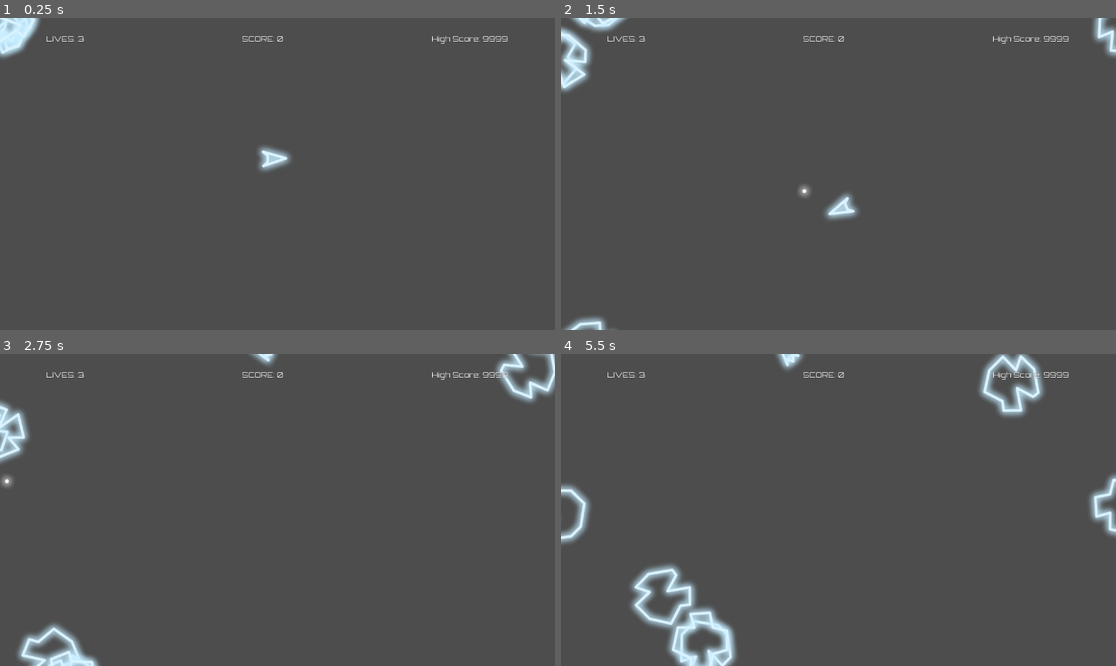
Above: before the commit, frames 1-4 (two rows, left to right).
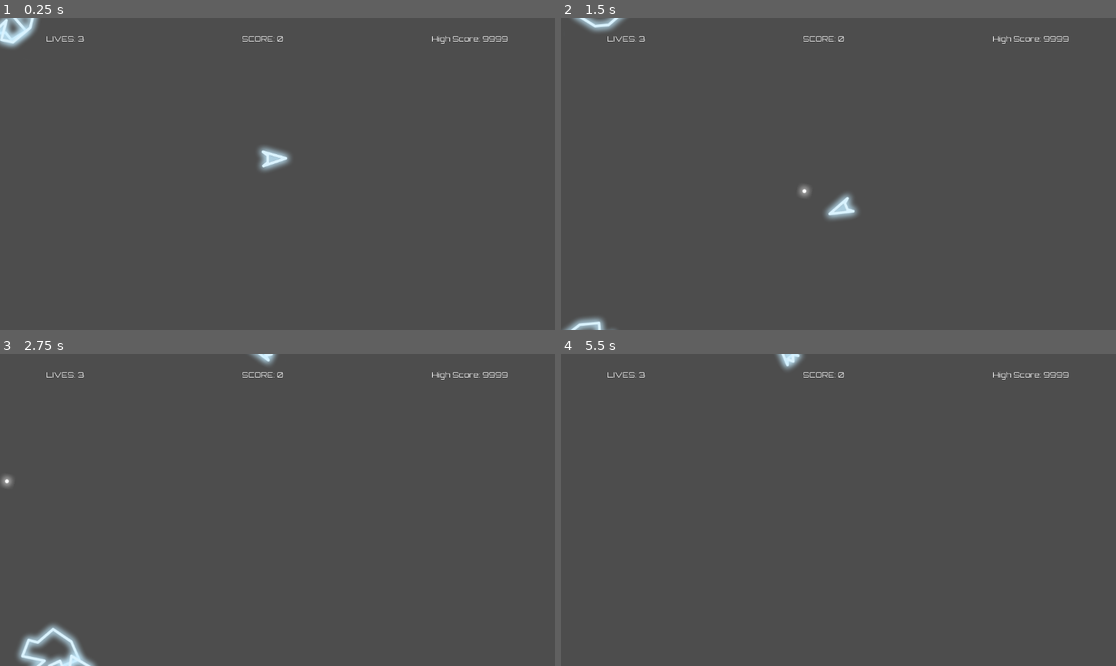
Above: after the commit, the same moments.

Repository: AllanSechrist/asteroids
Game: Godot game, scene res://scenes/sandbox.tscn
Two runs of this game, one before a commit and one after it. Both use one fixed random seed, a clock stepped at 60 frames per second and the inputs below. The project has no main scene, so this scene is started directly.
Inputs:
- Up to frame 1 (0.25 s): no input
- Up to frame 2 (1.5 s): hold D (turn_right) 0.53-1.28 s; hold W (move) 0.53-1.28 s; hold A (turn_left) from 1.28 s (still down); tap Space (fire) at 1.35 s
- Up to frame 3 (2.75 s): tap W (move) at 1.55 s; release A (turn_left) at 2.03 s; hold D (turn_right) from 2.03 s (still down); hold W (move) from 2.03 s (still down)
- Up to frame 4 (5.5 s): release W (move) at 2.78 s; tap W (move) at 2.85, 4.35 s; release D (turn_right) at 3.53 s; hold W (move) 3.53-4.28 s; hold A (turn_left) from 3.53 s (still down); tap Space (fire) at 3.6 s; tap F1 (clear_debug, bound only after the commit) at 4.15 s; hold W (move) from 5.03 s (still down)

The runs differ from the first frame. In frame 1, 0.5% of the frame differs, in the area x 0-8%, y 0-13%; in frame 2, 1.4%; in frame 3, 2.1%; in frame 4, 5.6%, in the area x 0-100%, y 0-100%.

Commit message:
fix asteroid spawning issue.

Diff:
--- a/project.godot
+++ b/project.godot
@@ -17,6 +17,10 @@
 [autoload]
 
 Events="*uid://bt0a2w7412wm7"
+
+[global_group]
+
+Asteroids=""
 
 [input]
 
@@ -47,6 +51,11 @@
 "deadzone": 0.2,
 "events": []
 }
+clear_debug={
+"deadzone": 0.2,
+"events": [Object(InputEventKey,"resource_local_to_scene":false,"resource_name":"","device":-1,"window_id":0,"alt_pressed":false,"shift_pressed":false,"ctrl_pressed":false,"meta_pressed":false,"pressed":false,"keycode":0,"physical_keycode":4194332,"key_label":0,"unicode":0,"location":0,"echo":false,"script":null)
+]
+}
 
 [physics]
 
--- a/scenes/asteroids/asteroid.gd
+++ b/scenes/asteroids/asteroid.gd
@@ -27,6 +27,7 @@
 signal destroyed(asteroid: Area2D)
 
 func _ready() -> void:
+	add_to_group("Asteroids")
 	var stats = STATS[size]
 	speed = stats.speed
 	if sprite_variants.size() > 0:
--- a/scenes/asteroids/small_asteroid.tscn
+++ b/scenes/asteroids/small_asteroid.tscn
@@ -8,7 +8,7 @@
 [sub_resource type="CircleShape2D" id="CircleShape2D_1myxn"]
 radius = 17.0
 
-[node name="SmallAsteroid" type="Area2D" unique_id=2118094904]
+[node name="SmallAsteroid" type="Area2D" unique_id=2118094904 groups=["Asteroids"]]
 script = ExtResource("1_ckhff")
 sprite_variants = Array[Texture2D]([ExtResource("2_ick8f"), ExtResource("3_3t74j"), ExtResource("4_tfwtt")])
 
--- a/scenes/game manager.gd
+++ b/scenes/game manager.gd
@@ -3,6 +3,7 @@
 
 @export var starting_lives := 3
 @export var asteroid_scene: PackedScene
+@export var starting_asteroids := 2
 
 @onready var ship: Ship = $Ship
 
@@ -11,7 +12,7 @@
 var high_score := 1000
 var current_level := 1
 var max_asteroids = 10
-var asteroids = 6
+var asteroids: int
 
 #UI
 signal score_changed(new_score: int)
@@ -25,12 +26,14 @@
 	spawn_asteroids()
 
 func spawn_asteroids() -> void:
-	for i in asteroids:
+	for i in starting_asteroids:
 		var asteroid := asteroid_scene.instantiate()
 		asteroid.destroyed.connect(_on_asteroid_destroyed)
-		add_child(asteroid)
+		add_child.call_deferred(asteroid)
+		asteroids += 1
 
 func _on_asteroid_destroyed(asteroid: Area2D) -> void:
+
 	score += Asteroid.STATS[asteroid.size].points
 	score_changed.emit(score)
 	if asteroid.size != Asteroid.Size.SMALL:
@@ -40,11 +43,21 @@
 			chunk.global_position = asteroid.global_position
 			chunk.destroyed.connect(_on_asteroid_destroyed)
 			add_child.call_deferred(chunk)
+			asteroids += 1
+	asteroid.remove_from_group("Asteroids")
 	asteroid.queue_free()
+	asteroids -= 1
+	print(asteroids)
+	if asteroids == 0:
+		all_asteroids_cleared()
 
-func _on_all_asteroids_cleared() -> void:
+
+func all_asteroids_cleared() -> void:
 	current_level += 1
+	starting_asteroids = clampi(starting_asteroids + 2, 0, 10)
 	spawn_asteroids()
+	var clear_message = "Level %d cleared!" % (current_level - 1)
+	print(clear_message)
 
 func _on_ship_hit() -> void:
 	lives -= 1
--- a/scenes/ship/ship.gd
+++ b/scenes/ship/ship.gd
@@ -35,6 +35,11 @@
 	if Input.is_action_just_pressed("fire"):
 		fire()
 
+	if Input.is_action_just_pressed("clear_debug"):
+		var asteroids = get_tree().get_nodes_in_group("Asteroids")
+		for asteroid in asteroids:
+			asteroid.queue_free()
+
 	wrap_screen()
 	move_and_slide()
 
@@ -46,7 +51,6 @@
 
 func death() -> void:
 	hit.emit()
-	print("Ship hit!")
 
 func wrap_screen() -> void:
 	var screen_size = get_viewport_rect().size
